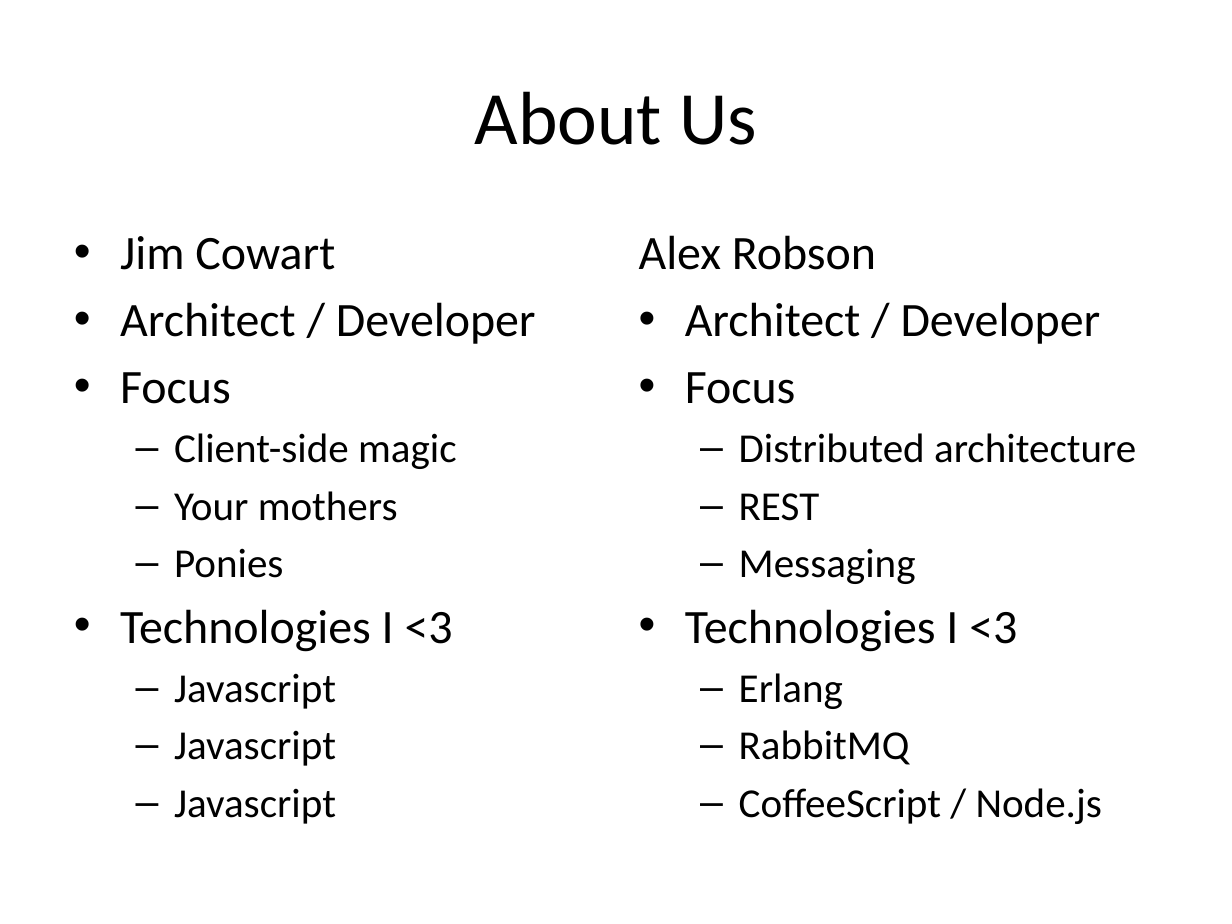
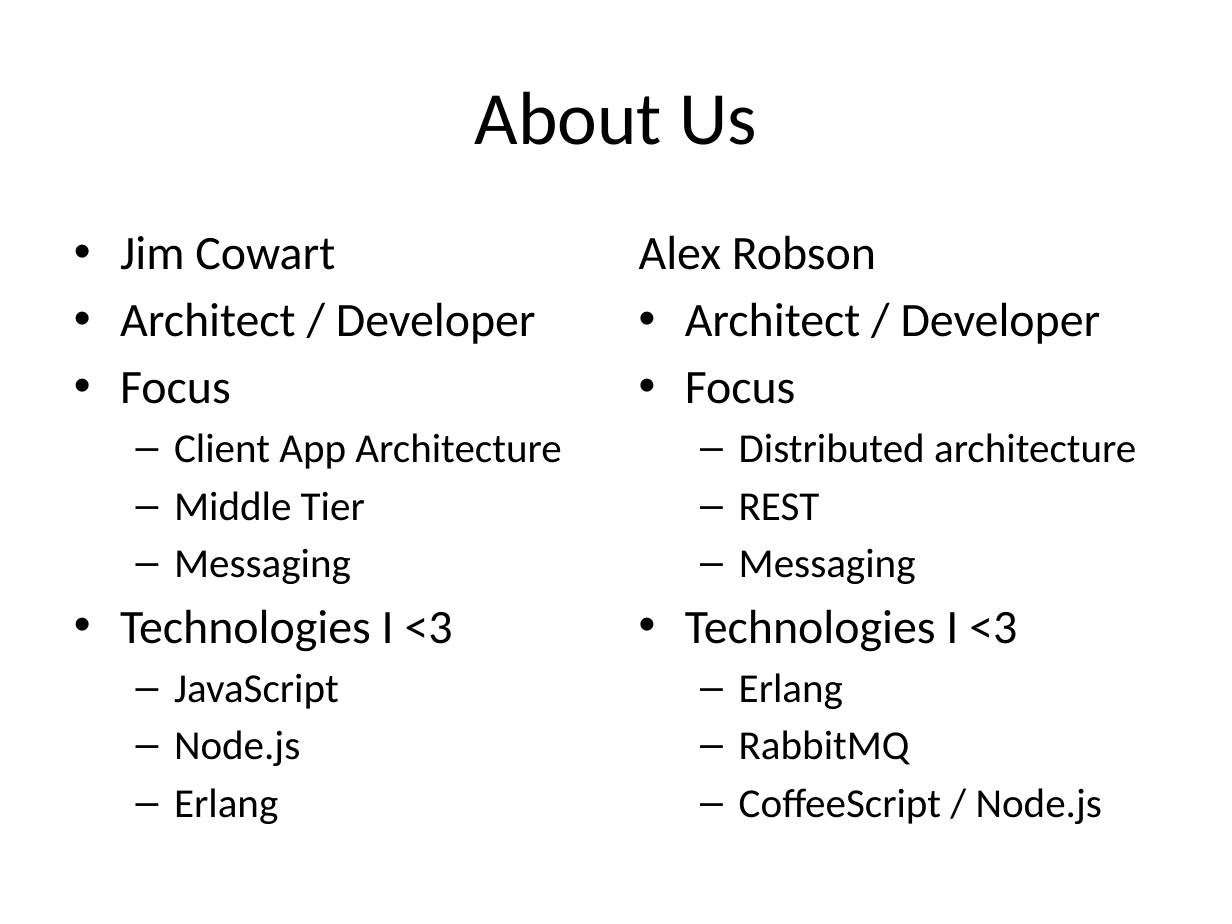
Before and after one commit to vaporworks/Devlink2011-REST-WebClient, a slide deck: slide 2 of PowerPoint/joint_talk_notes.pptx. Drawn at 1232x924 pixels with LibreOffice and Linux fonts; fonts in the diff are those of the drawing. Boxes give left, top, right and bottom in pixels: in the first picture for what was removed or moved away, otherwise in the second. Text is boxed around its words. In the diff, an @@ line names an element or a change of style, - is before the commit and + after.

Commit message:
Changes to ppt

```diff
--- a/PowerPoint/joint_talk_notes.pptx
+++ b/PowerPoint/joint_talk_notes.pptx
@@ text at bbox=[174, 433, 561, 584]: text changed @@
-  – Client-side magic
-  – Your mothers
-  – Ponies
+  – Client App Architecture
+  – Middle Tier
+  – Messaging
@@ text at bbox=[174, 673, 339, 824]: text changed @@
-  – Javascript
-  – Javascript
-  – Javascript
+  – JavaScript
+  – Node.js
+  – Erlang
```
Also in this commit, not shown: 6 other slides changed.
